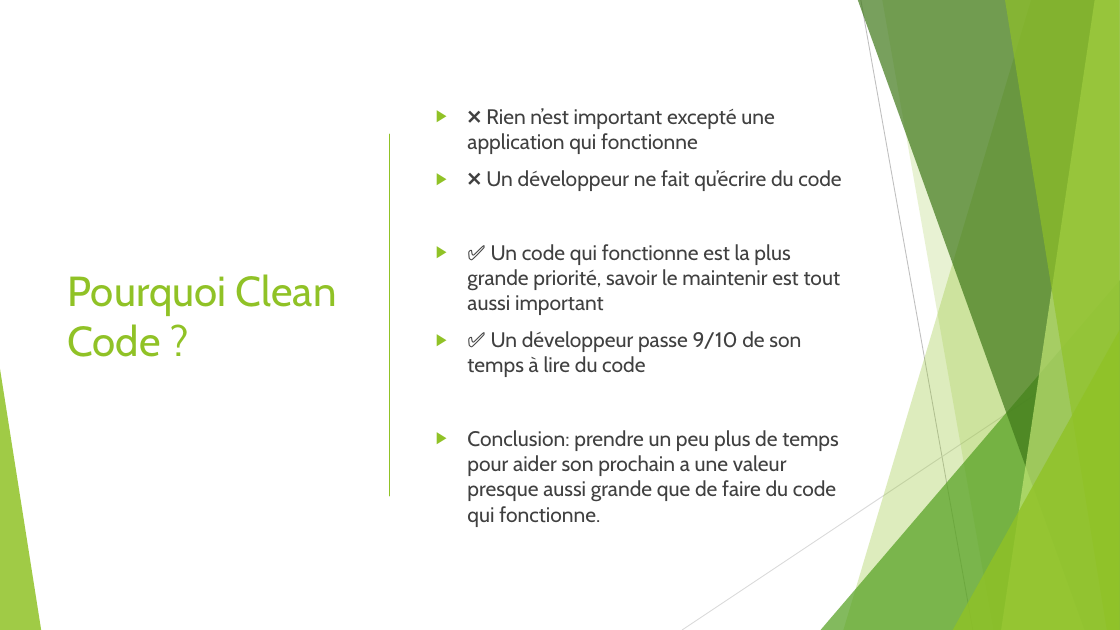
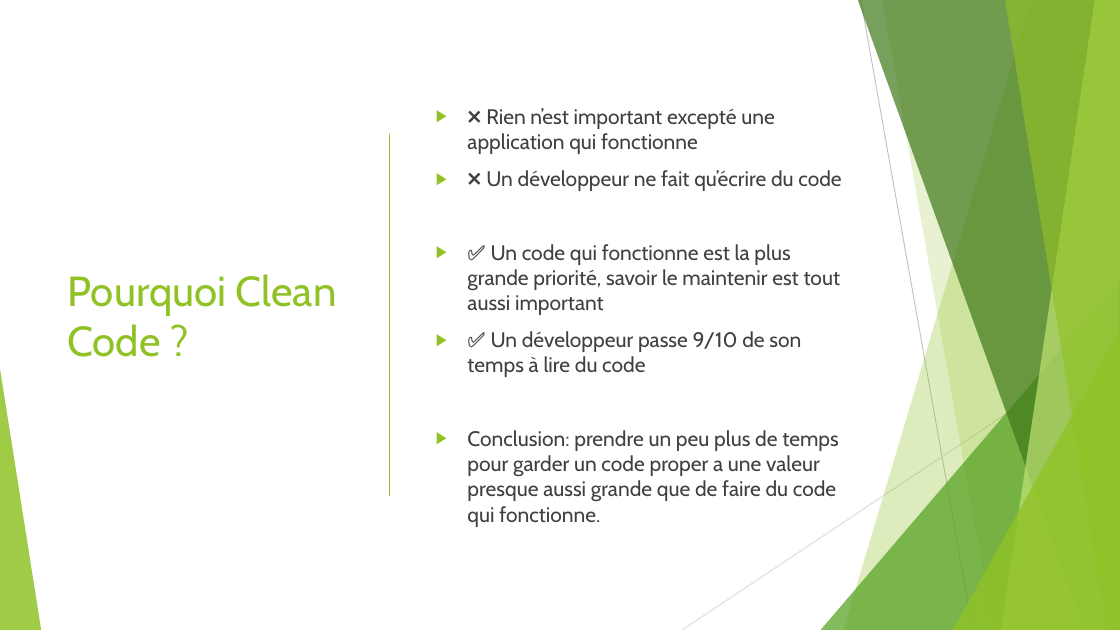
Before and after one commit to worming004/SimpleIsNotEasy, a slide deck: slide 14 of PPT/Easy != Simple.pptx (slide 6 before the commit). Drawn at 1120x630 pixels with LibreOffice and Linux fonts; fonts in the diff are those of the drawing. Boxes give left, top, right and bottom in pixels: in the first picture for what was removed or moved away, otherwise in the second. Text is boxed around its words. In the diff, an @@ line names an element or a change of style, - is before the commit and + after.

```diff
--- a/PPT/Easy != Simple.pptx
+++ b/PPT/Easy != Simple.pptx
@@ text at <box>467,430,839,527</box>: text changed @@
-▶ Conclusion: prendre un peu plus de temps pour aider son prochain a une valeur presque aussi grande que de faire du code qui fonctionne.
+▶ Conclusion: prendre un peu plus de temps pour garder un code proper a une valeur presque aussi grande que de faire du code qui fonctionne.
```
Also in this commit, not shown: 11 other slides changed, 8 slides added, 15 other files.
